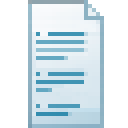
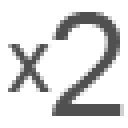
Before/after of a 128px x 128px layered artwork. What changed in the layer stack:
added layer "x" above "Layer 6 copy 2" over <box>8,12,124,116</box>
hid "Layer 6 copy 2" over <box>28,0,104,128</box>
